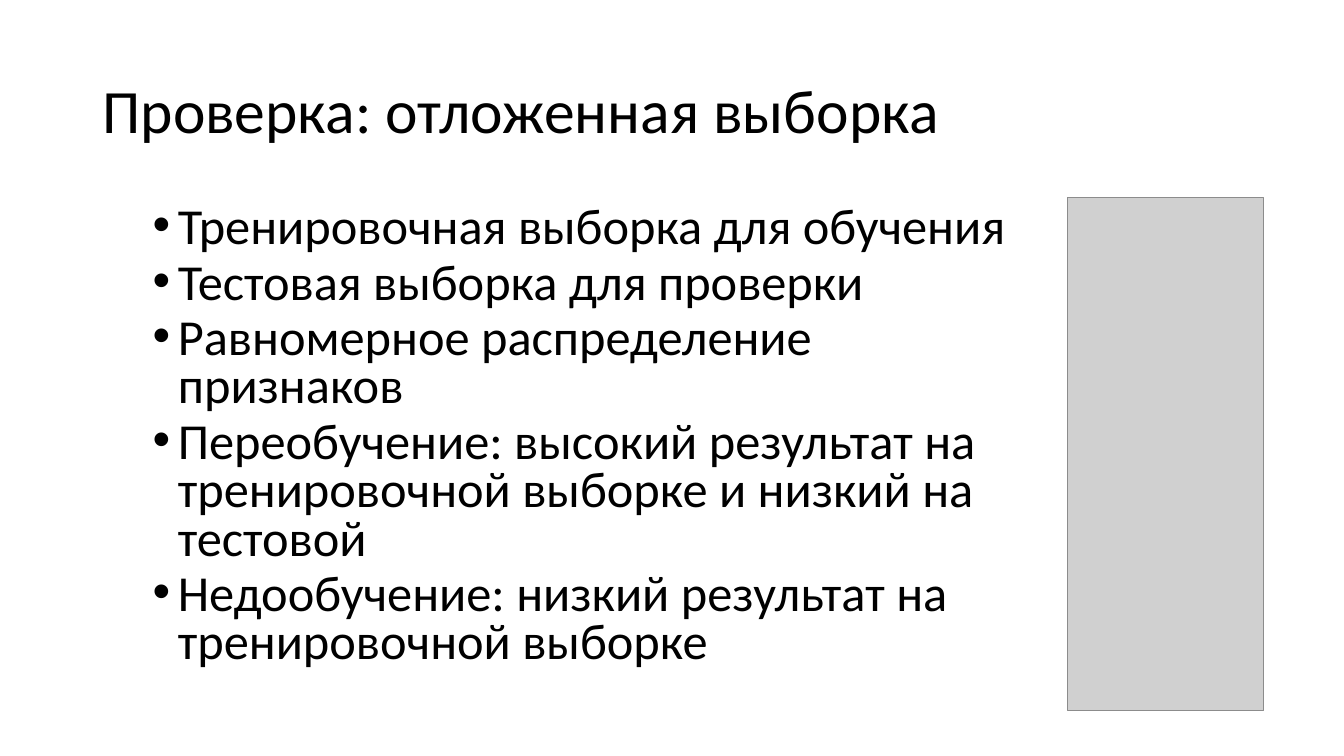
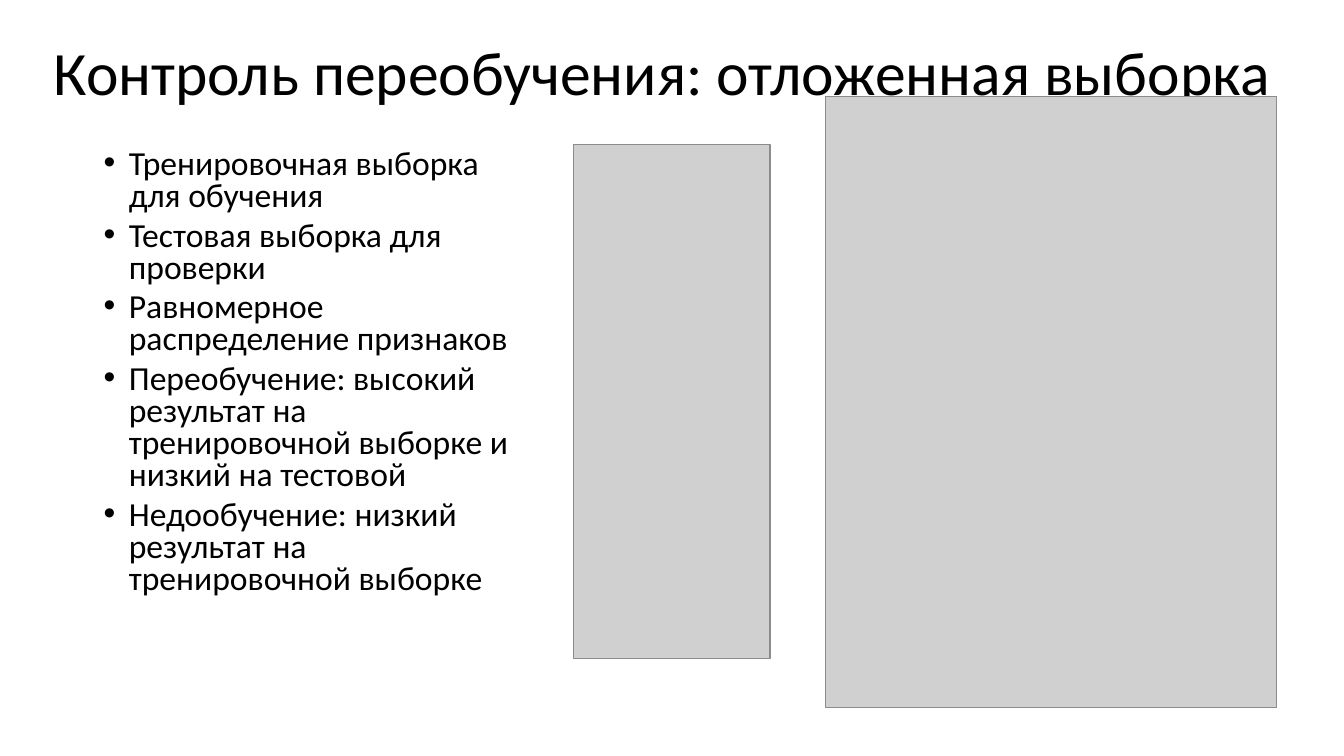
Before and after one commit to CyberLympha/Data-Science-Course, a slide deck: slide 11 of презентации/Задача регрессии.ppt (slide 12 before the commit). Drawn at 1344x756 pixels with LibreOffice and Linux fonts; fonts in the diff are those of the drawing; grey boxes stand for pictures. Boxes give left, top, right and bottom in pixels: in the first picture for what was removed or moved away, otherwise in the second. Text is boxed around its words. In the diff, an @@ line names an element or a change of style, - is before the commit and + after.

```diff
--- a/презентации/Задача регрессии.ppt
+++ b/презентации/Задача регрессии.ppt
@@ title at [53, 53, 1269, 109]: text changed @@
-Проверка: отложенная выборка
+Контроль переобучения: отложенная выборка
@@ picture: place and size @@
-picture at [1067, 197, 1263, 710]
+picture at [825, 96, 1276, 706]
@@ text "Тренировочная выборка для обучения": place and size @@
-text "Тренировочная выборка для обучения" at [178, 209, 1005, 667]
+text "Тренировочная выборка для обучения" at [129, 152, 508, 596]
@@ text "Тренировочная выборка для обучения" at [129, 152, 508, 596]: size 36 to 24 pt @@
@@ picture added at [573, 145, 770, 658] @@
```
Also in this commit, not shown: 8 other slides changed, 6 slides added, 6 slides removed.
